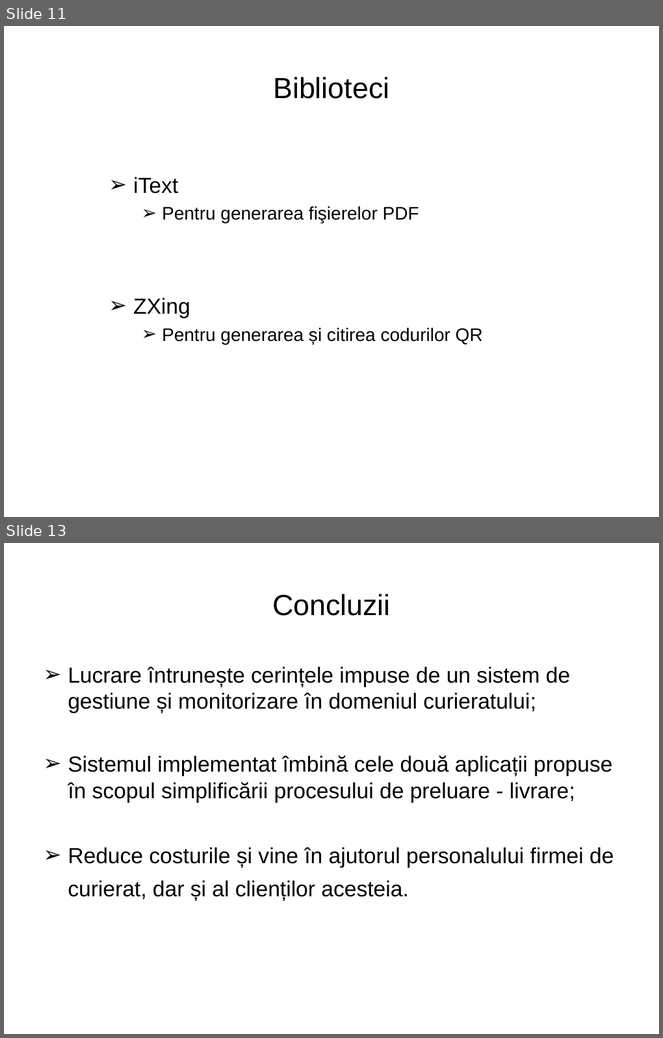
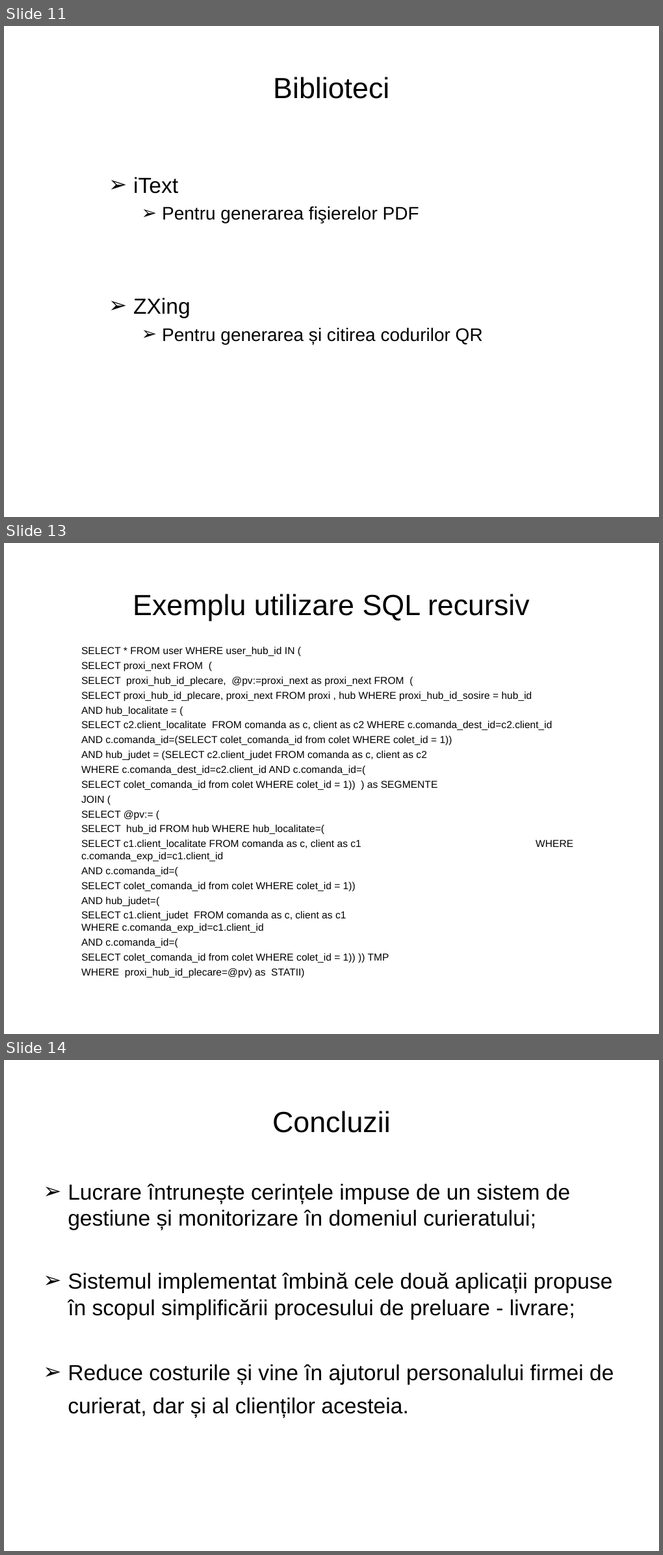
Before and after one commit to lchirvase91/disertatie, a slide deck: documentatie_scris/Disertatie - Prezentare PP Liviu Chirvase.ppt. Shown one above the other, each under a label of ours: slides 11 and 13 before the commit, slides 11, 13 and 14 after it; the slides between them are not shown. The pictures are 663x1038 and 663x1555 pixels, drawn with LibreOffice and Linux fonts; fonts in the diff are those of the drawing; background and template pictures are left out. Boxes give left, top, right and bottom in pixels: in the first picture for what was removed or moved away, otherwise in the second. Text is boxed around its words. In the diff, an @@ line names an element or a change of style, - is before the commit and + after.

```diff
--- a/documentatie_scris/Disertatie - Prezentare PP Liviu Chirvase.ppt
+++ b/documentatie_scris/Disertatie - Prezentare PP Liviu Chirvase.ppt
@@ slide 13 added at box(4, 543, 659, 1034), background picture (left out) @@
@@ title added at box(133, 594, 530, 621), 32 pt, text #000000 @@
+Exemplu utilizare SQL recursiv
@@ text added at box(81, 646, 573, 978), 11.1 pt, text #000000 @@
+SELECT * FROM user WHERE user_hub_id IN (
+SELECT proxi_next FROM (
+SELECT proxi_hub_id_plecare, @pv:=proxi_next as proxi_next FROM (
+SELECT proxi_hub_id_plecare, proxi_next FROM proxi , hub WHERE proxi_hub_id_sosire = hub_id
+AND hub_localitate = (
+SELECT c2.client_localitate FROM comanda as c, client as c2 WHERE c.comanda_dest_id=c2.client_id
+AND c.comanda_id=(SELECT colet_comanda_id from colet WHERE colet_id = 1))
+AND hub_judet = (SELECT c2.client_judet FROM comanda as c, client as c2
+WHERE c.comanda_dest_id=c2.client_id AND c.comanda_id=(
+SELECT colet_comanda_id from colet WHERE colet_id = 1)) ) as SEGMENTE
+JOIN (
+SELECT @pv:= (
+SELECT hub_id FROM hub WHERE hub_localitate=(
+SELECT c1.client_localitate FROM comanda as c, client as c1 WHERE c.comanda_exp_id=c1.client_id
+AND c.comanda_id=(
+SELECT colet_comanda_id from colet WHERE colet_id = 1))
+AND hub_judet=(
+SELECT c1.client_judet FROM comanda as c, client as c1 WHERE c.comanda_exp_id=c1.client_id
+AND c.comanda_id=(
+SELECT colet_comanda_id from colet WHERE colet_id = 1)) )) TMP
+WHERE proxi_hub_id_plecare=@pv) as STATII)
@@ what was slide 13 is now slide 14 @@
```
Also in this commit, not shown: 2 slides changed, 4 other files.
